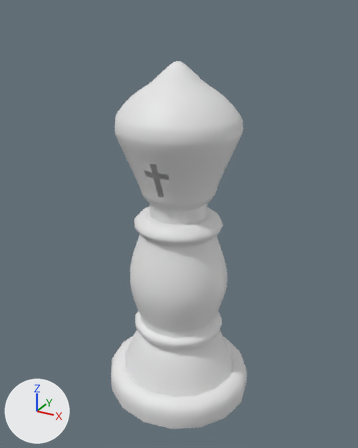
The FBX model Assets/Models/pontifice.fbx, before and after one commit.
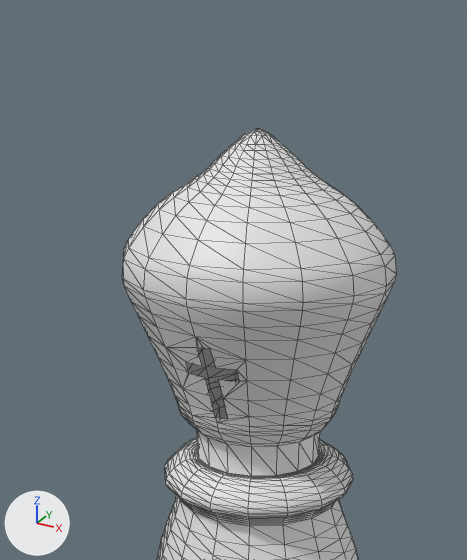
Old and new are each drawn whole from a 50 mm camera at (71.3, -127.6, 122.0) aimed at (0.8, 0.5, 58.0) and again close up on the part from 16% to 77% of the width and 0% to 59% of the height. The axes (+X, +Y, +Z) are drawn at lower left. The lights are the same throughout. The close-ups show mesh edges as thin lines. Where no turn or scale is listed for an object, it has been applied to the vertices. Vertices at the same position are counted once.

The first close-up shows 'Line001'.
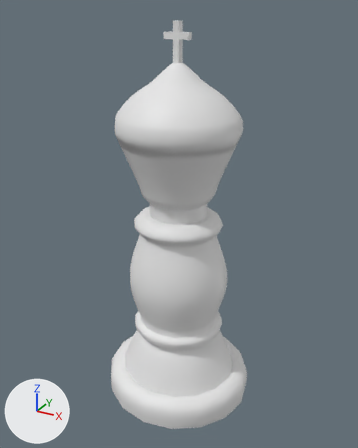
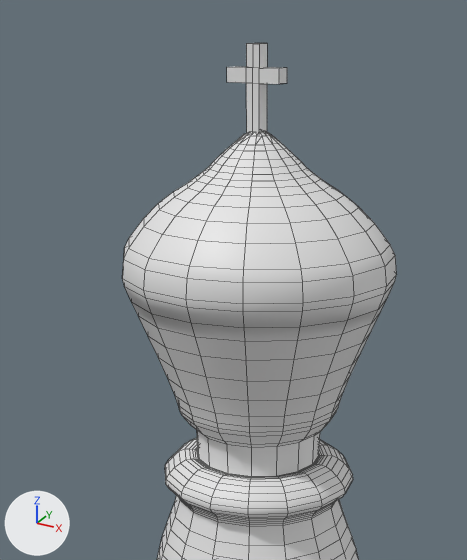
Where the newer file only moved an object's origin or applied its transform, the numbers keep the older frame.

Boxes [x1, y1, x2, y2] around the edits, measured in the close-ups (467 x 560 px):
'Line001', reshaped: before [123, 129, 396, 560]; after [123, 43, 396, 560]
part 1 of me_mesh, added: after [227, 43, 287, 134]
part 2 of me_mesh, cut back: before [166, 337, 249, 423]; after [158, 328, 250, 427]

Diff of the bpy script that builds the scene:
```diff
--- a/Assets/Models/pontifice.fbx.py
+++ b/Assets/Models/pontifice.fbx.py
@@ me_mesh @@
 # used by ob_line001; location = (0.8, 0.0, -4.3)
-me_mesh.from_pydata(...)  # 1672 vertices, 3268 faces; spans x -25.2..25.2, y -24.2..24.2, z 0.0..112.3
+me_mesh.from_pydata(...)  # 1664 vertices, 1677 faces; spans x -25.2..25.2, y -24.2..24.2, z 0.0..122.7
+# me_mesh part 1: a new loose piece of 32 vertices spanning x -3.9..3.8, y -1.2..1.0, z 111.7..122.7
+# me_mesh part 2: 24 vertices removed from x -3.1..4.6, y -16.0..-11.5, z 75.6..86.6; 4 vertices added at x 0.0, y -15.4..-12.0, z 76.4..85.4
```
